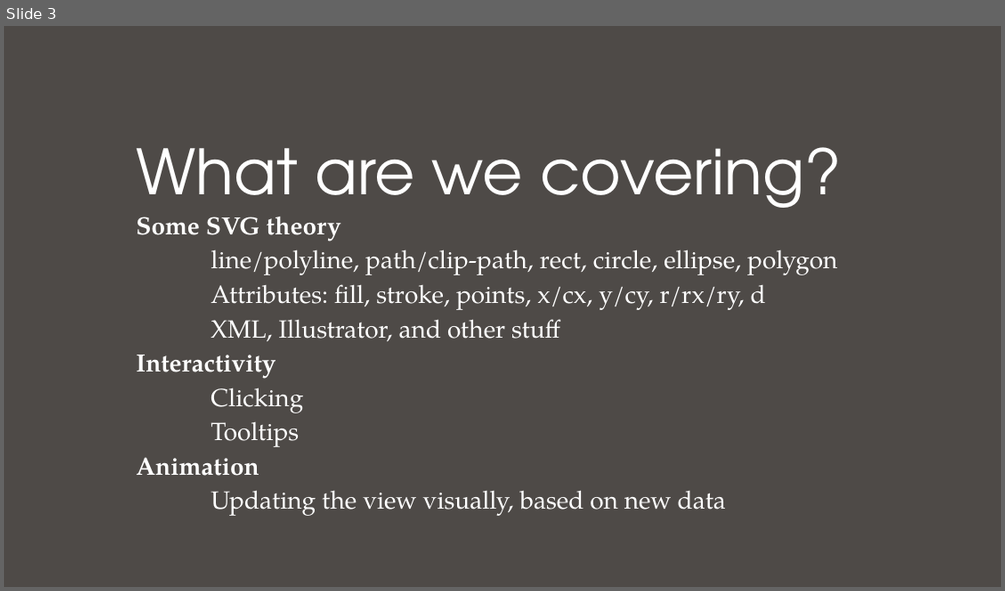
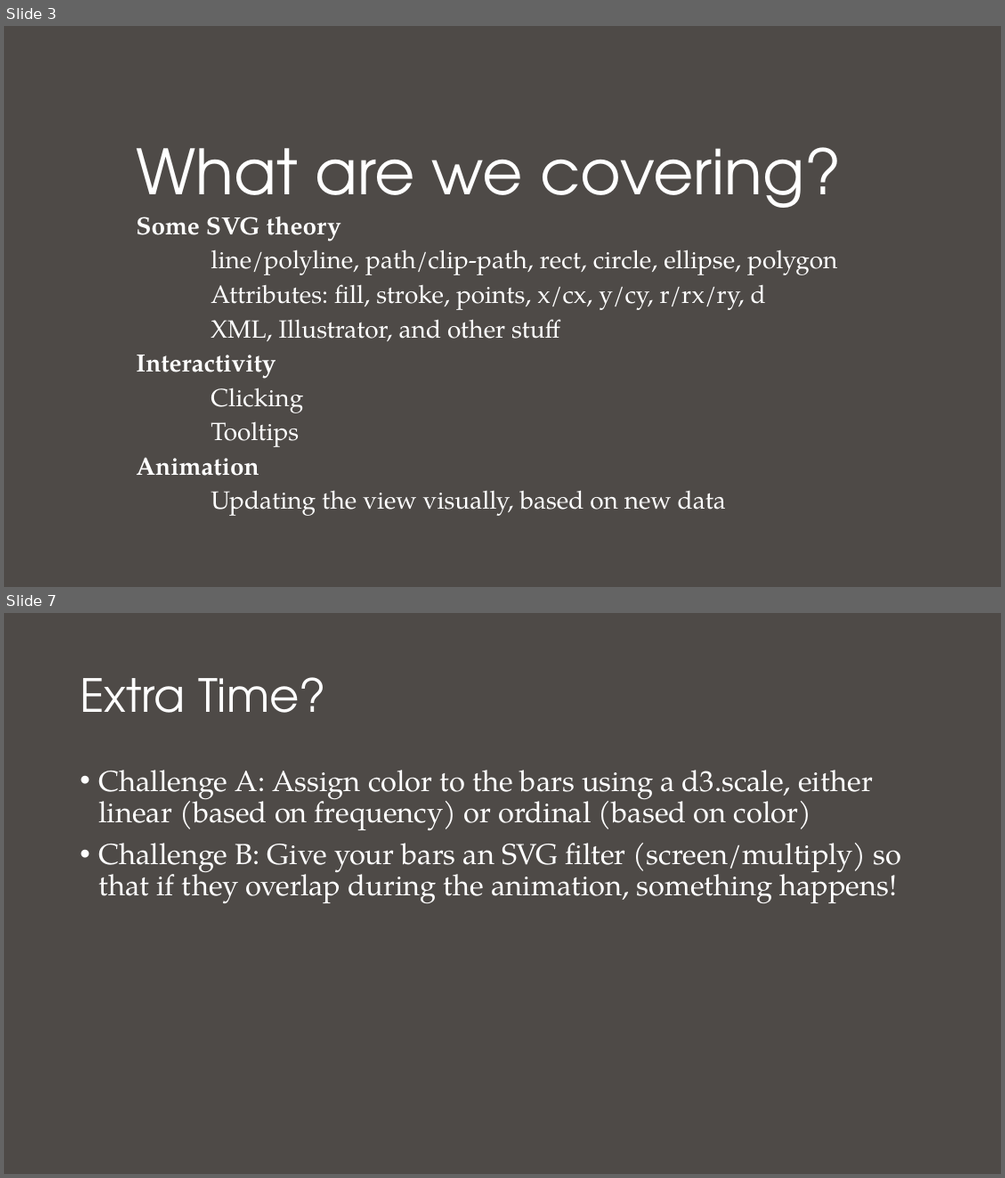
Before and after one commit to nuitrcs/Intro_to_d3_workshop, a slide deck: d3_part_2/Introduction to D3 Part 2.pptx. Shown one above the other, each under a label of ours: slide 3 before the commit, slides 3 and 7 after it; the slides between them are not shown. The pictures are 1005x591 and 1005x1178 pixels, drawn with LibreOffice and Linux fonts; fonts in the diff are those of the drawing. Boxes give left, top, right and bottom in pixels: in the first picture for what was removed or moved away, otherwise in the second. Text is boxed around its words. In the diff, an @@ line names an element or a change of style, - is before the commit and + after.

```diff
--- a/d3_part_2/Introduction to D3 Part 2.pptx
+++ b/d3_part_2/Introduction to D3 Part 2.pptx
@@ slide 7 added at box(4, 613, 1001, 1174), background #4E4A47 @@
@@ title added at box(80, 677, 326, 713), 44 pt, text #FFFFFF @@
+Extra Time?
@@ text added at box(98, 770, 902, 903), 28 pt, text #FFFFFF @@
+• Challenge A: Assign color to the bars using a d3.scale, either linear (based on frequency) or ordinal (based on color)
+• Challenge B: Give your bars an SVG filter (screen/multiply) so that if they overlap during the animation, something happens!
```
Also in this commit, not shown: 1 slide changed, 2 other slides added, 3 other files.
